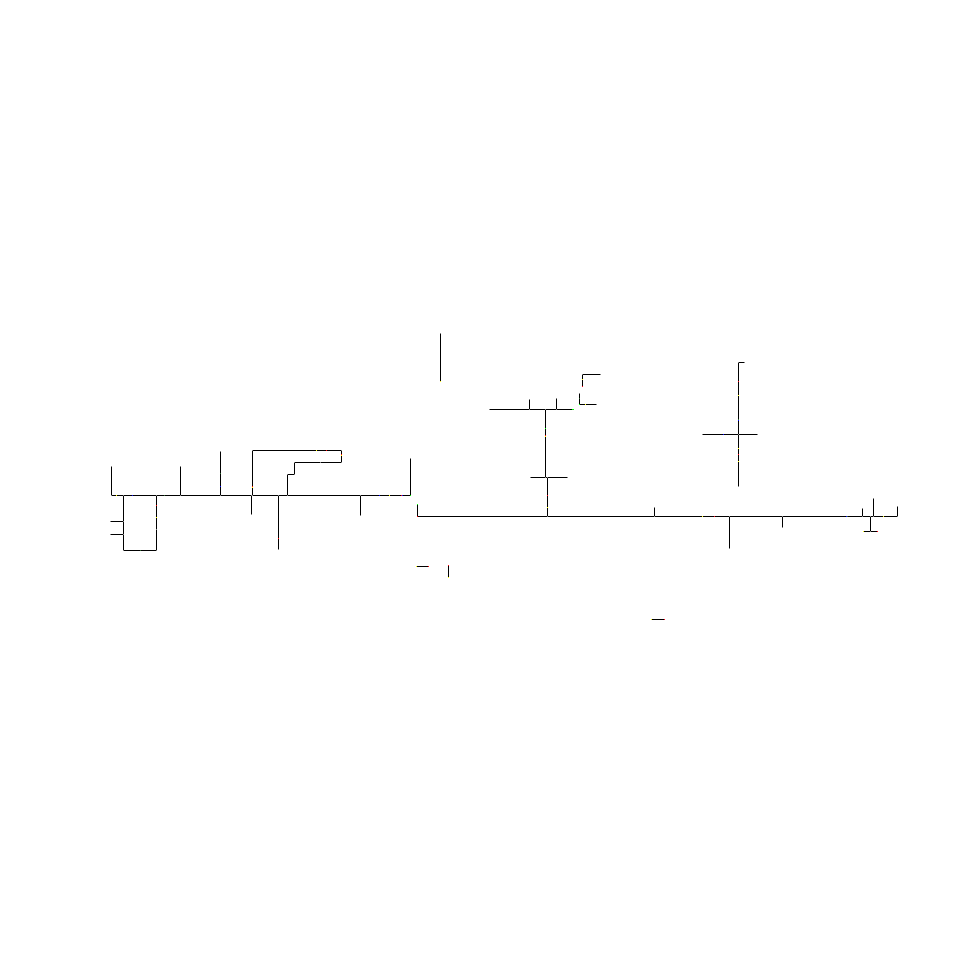
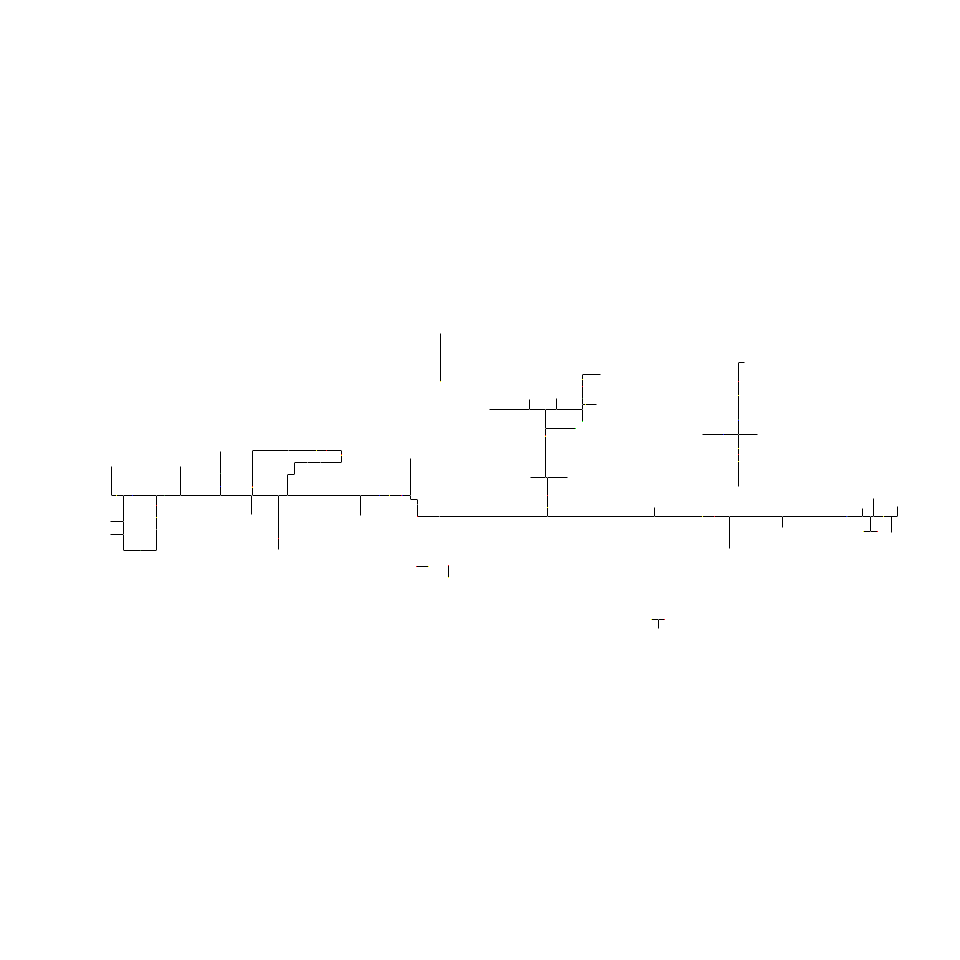
Comparing the layer stacks of the two w=960, h=960 images. Changes:
painted on "Layer" over [288, 387, 892, 629]
